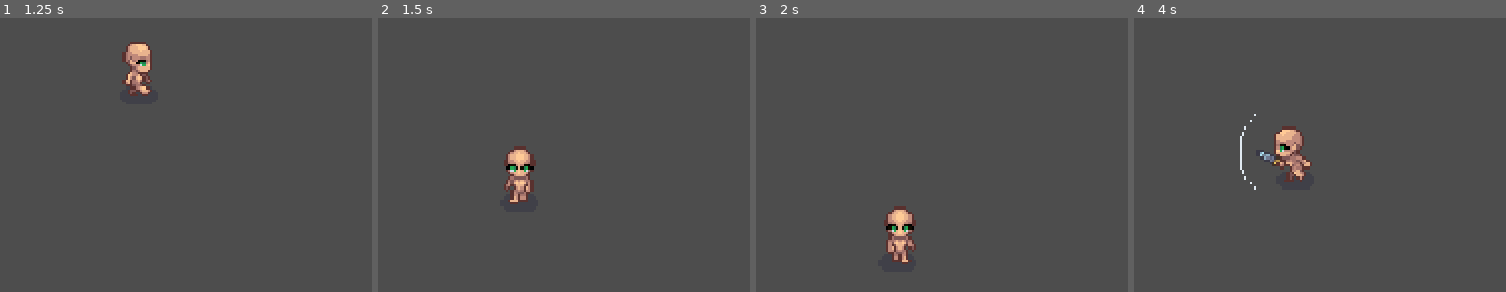
Above: before the commit, frames 1-4 (left to right).
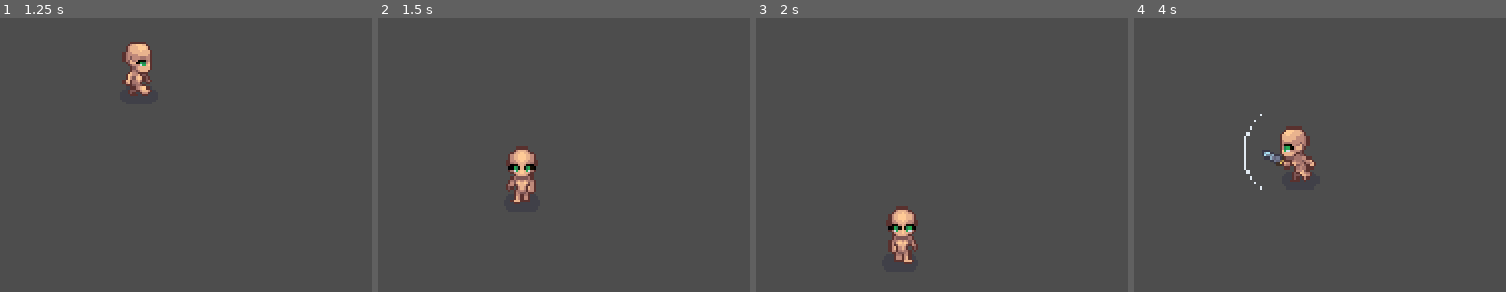
Above: after the commit, the same moments.

Repository: dev-laww/memento-visions
Game: Godot game, scene res://scenes/bar.tscn
Same seed, same stepped clock (60 frames per second), same inputs: the game is played once before the commit and once after it.
Inputs (mouse positions are in pixels of both pictures, inside the frame that each line leads up to):
- Up to frame 1 (1.25 s): tap Enter at 0.5 s; move the mouse to (outside the picture) at 0.52 s; hold D (move_right) from 0.53 s (still down); click (outside the picture) at 0.6 s
- Up to frame 2 (1.5 s): move the mouse to (outside the picture) at 1.27 s; release D (move_right) at 1.28 s; hold S (move_down) from 1.28 s (still down); tap Shift (dash) at 1.35 s
- Up to frame 3 (2 s): keep holding S (move_down)
- Up to frame 4 (4 s): tap Space at 2 s; move the mouse to (outside the picture) at 2.02 s; release S (move_down) at 2.03 s; hold D (move_right) 2.03-2.78 s; click (outside the picture) at 2.1 s; move the mouse to (1167, 245) at 2.77 s; hold W (move_up) 2.78-3.53 s; tap Shift (dash) at 2.85 s; move the mouse to (outside the picture) at 3.52 s; hold A (move_left) from 3.53 s (still down); click (outside the picture) at 3.6 s

Frame 1 is identical in both runs. In frame 2, 1.0% of the frame differs, in the area x 33-44%, y 46-68%; in frame 3, 1.0%; in frame 4, 1.7%, in the area x 28-49%, y 35-63%.

Commit message:
feat: created hurt state

Diff:
--- a/scenes/entities/player.tscn
+++ b/scenes/entities/player.tscn
@@ -6,10 +6,12 @@
 [ext_resource type="Texture2D" uid="uid://c681ubn1ym03q" path="res://assets/entities/player/hurt.png" id="1_oxvtw"]
 [ext_resource type="Texture2D" uid="uid://c8c7pr6uxjpd" path="res://assets/entities/player/walk.png" id="3_fx4x4"]
 [ext_resource type="Script" path="res://scripts/logic/states/state_machine.gd" id="6_djpq3"]
+[ext_resource type="Script" path="res://scripts/entities/player/states/hurt.gd" id="7_wvje6"]
 [ext_resource type="Script" path="res://scripts/entities/player/states/idle.gd" id="7_ydo30"]
 [ext_resource type="Script" path="res://scripts/entities/player/states/walk.gd" id="8_0ab3a"]
 [ext_resource type="Script" path="res://scripts/entities/player/states/attack.gd" id="9_8vbrt"]
 [ext_resource type="Script" path="res://scripts/entities/player/states/dash.gd" id="10_y28fj"]
+[ext_resource type="Script" path="res://scripts/nodes/HurtBox.gd" id="12_tao1j"]
 
 [sub_resource type="CapsuleShape2D" id="CapsuleShape2D_kaamo"]
 radius = 3.99948
@@ -882,8 +884,33 @@
 "speed": 6.0
 }]
 
-[node name="Player" type="CharacterBody2D"]
+[sub_resource type="CapsuleShape2D" id="CapsuleShape2D_dyvqy"]
+radius = 7.0
+height = 24.0
+
+[node name="CharacterBody2D" type="CharacterBody2D"]
+collision_layer = 4
+collision_mask = 1019
 script = ExtResource("1_3vuej")
+
+[node name="StateMachine" type="Node" parent="." node_paths=PackedStringArray("initial_state")]
+script = ExtResource("6_djpq3")
+initial_state = NodePath("Idle")
+
+[node name="Idle" type="Node" parent="StateMachine"]
+script = ExtResource("7_ydo30")
+
+[node name="Walk" type="Node" parent="StateMachine"]
+script = ExtResource("8_0ab3a")
+
+[node name="Attack" type="Node" parent="StateMachine"]
+script = ExtResource("9_8vbrt")
+
+[node name="Dash" type="Node" parent="StateMachine"]
+script = ExtResource("10_y28fj")
+
+[node name="Hurt" type="Node" parent="StateMachine"]
+script = ExtResource("7_wvje6")
 
 [node name="CollisionShape2D" type="CollisionShape2D" parent="."]
 position = Vector2(0, 10)
@@ -893,21 +920,17 @@
 [node name="Sprites" type="AnimatedSprite2D" parent="."]
 unique_name_in_owner = true
 sprite_frames = SubResource("SpriteFrames_ycwij")
-animation = &"idle_right"
+animation = &"idle_front"
 autoplay = "idle_front"
 
-[node name="StateMachine" type="Node" parent="." node_paths=PackedStringArray("initial_state")]
-script = ExtResource("6_djpq3")
-initial_state = NodePath("Idle")
-
-[node name="Idle" type="Node" parent="StateMachine"]
-script = ExtResource("7_ydo30")
-
-[node name="Walk" type="Node" parent="StateMachine"]
-script = ExtResource("8_0ab3a")
-
-[node name="Attack" type="Node" parent="StateMachine"]
-script = ExtResource("9_8vbrt")
-
-[node name="Dash" type="Node" parent="StateMachine"]
-script = ExtResource("10_y28fj")
+[node name="HurtBox" type="Area2D" parent="."]
+collision_layer = 2048
+collision_mask = 1024
+script = ExtResource("12_tao1j")
+
+[node name="CollisionShape2D" type="CollisionShape2D" parent="HurtBox"]
+position = Vector2(0, 1)
+shape = SubResource("CapsuleShape2D_dyvqy")
+debug_color = Color(0.996578, 0.311043, 0.384733, 0.42)
+
+[connection signal="damage_received" from="HurtBox" to="." method="_on_hurt_box_damage_received"]
--- a/scripts/entities/player/player.gd
+++ b/scripts/entities/player/player.gd
@@ -4,8 +4,10 @@
 @export var dash_cooldown: float = 3.0
 
 @onready var sprites: AnimatedSprite2D = $Sprites
-@onready var move_direction: String = get_direction()
 @onready var state_machine: StateMachine = $StateMachine
+
+@onready var move_direction: String:
+	get = get_direction
 
 var last_direction: Vector2 = Vector2.DOWN
 var grid_size: int          = 8
@@ -29,7 +31,6 @@
 
 	if velocity.length() > 0 and can_move:
 		last_direction = velocity.normalized()
-		move_direction = get_direction()
 
 	if Input.is_action_just_pressed('dash') and can_dash:
 		state_machine.change_state('dash')
@@ -49,3 +50,8 @@
 		return 'right' if last_direction.x > 0 else 'left'
 	else:
 		return 'back' if last_direction.y < 0 else 'front'
+
+
+func _on_hurt_box_damage_received(damage: float) -> void:
+	state_machine.change_state('hurt')
+	print('Player received %s damage' % damage)
--- /dev/null
+++ b/scripts/entities/player/states/hurt.gd
@@ -0,0 +1,23 @@
+extends State
+
+@onready var sprites: AnimatedSprite2D = %Sprites
+
+
+func enter() -> void:
+	owner.can_move = false
+
+func update(_delta: float) -> void:
+	sprites.play('hurt_%s' % owner.move_direction)
+
+	await sprites.animation_finished
+
+	owner.state_machine.change_state('idle')
+
+
+func physics_update(_delta: float) -> void:
+	# TODO: Implement hurt state logic
+	pass
+
+
+func exit() -> void:
+	owner.can_move = true
Not shown: 1 places in scenes/entities/player.tscn that only renumber resources
